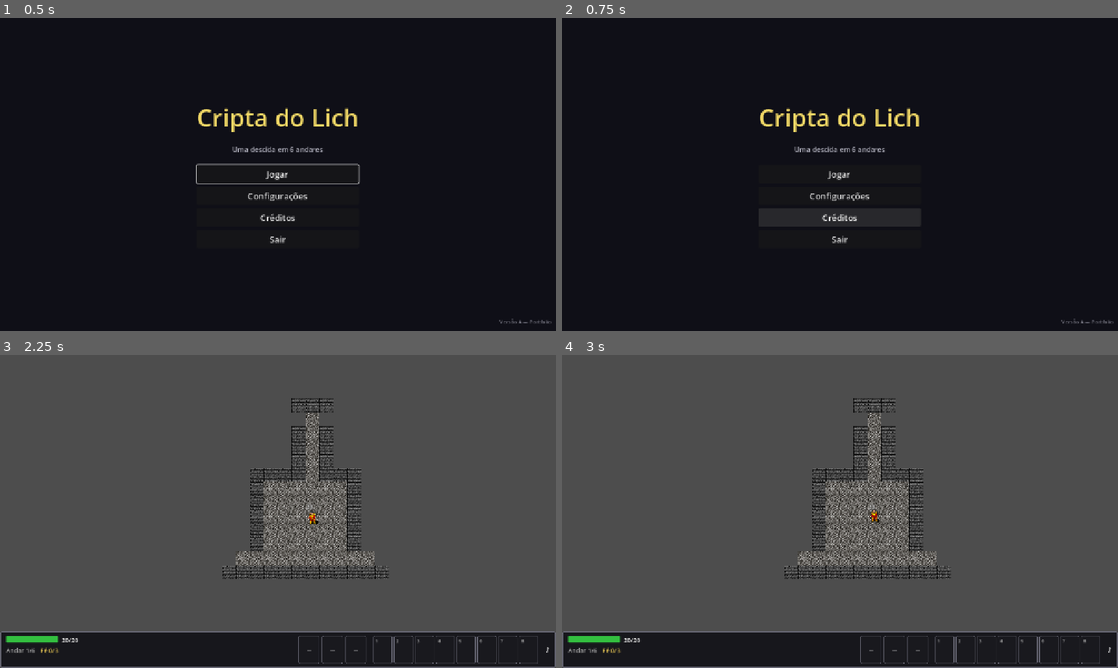
Above: before the commit, frames 1-4 (two rows, left to right).
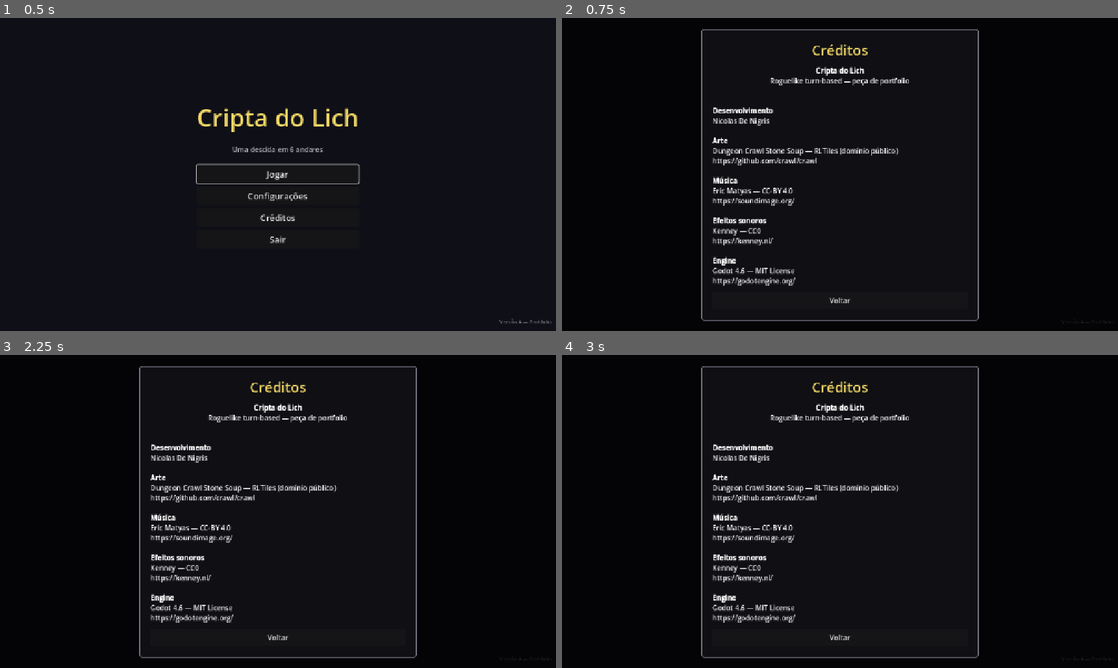
Above: after the commit, the same moments.

Repository: NicolasDeNigris91/Public_Roguelike
Game: Godot game, scene res://scenes/main_menu.tscn
The game is run twice, just before and just after one commit, with the same random seed, the same clock (stepped at 60 frames per second) and the same inputs.
Inputs (mouse positions are in pixels of both pictures, inside the frame that each line leads up to):
- Up to frame 1 (0.5 s): no input
- Up to frame 2 (0.75 s): click "Créditos" at 0.5 s
- Up to frame 3 (2.25 s): click (278, 636) at 1.25 s, where only the run after the commit has a clickable "Voltar"; click "Jogar" at 2 s
- Up to frame 4 (3 s): click (840, 511) at 2.75 s, where only the run after the commit has a clickable "Jogar"

Frame 1 is identical in both runs. In frame 2, 6.3% of the frame differs, in the area x 25-100%, y 3-98%; in frame 3, 88%; in frame 4, 88%, in the area x 0-100%, y 0-100%.
Error after the commit: Invalid access to property or key 'pressed' on a base object of type 'null instance'. (res://scripts/credits_screen.gd:11)

Commit message:
feat: credits screen with attributions
RichTextLabel with BBCode listing Nicolas (dev), DCSS/RLTiles (art,
public domain), Eric Matyas (music, CC-BY 4.0), Kenney (SFX, CC0),
and Godot 4.6 (MIT). Satisfies the CC-BY attribution obligation for
the Matyas music tracks shipped in Sprint 8a.

Main menu Credits button opens the overlay; Esc or Back dismisses
via the shared 'closed' signal pattern.

Diff:
--- /dev/null
+++ b/scenes/credits_screen.tscn
@@ -0,0 +1,97 @@
+[gd_scene load_steps=3 format=3]
+
+[ext_resource type="Script" path="res://scripts/credits_screen.gd" id="1_cs"]
+
+[sub_resource type="StyleBoxFlat" id="StyleBoxFlat_cs"]
+bg_color = Color(0.06, 0.06, 0.08, 0.98)
+border_width_left = 2
+border_width_top = 2
+border_width_right = 2
+border_width_bottom = 2
+border_color = Color(0.45, 0.45, 0.5, 1)
+corner_radius_top_left = 6
+corner_radius_top_right = 6
+corner_radius_bottom_right = 6
+corner_radius_bottom_left = 6
+
+[node name="CreditsScreen" type="Control"]
+layout_mode = 3
+anchors_preset = 15
+anchor_right = 1.0
+anchor_bottom = 1.0
+mouse_filter = 0
+script = ExtResource("1_cs")
+
+[node name="Dim" type="ColorRect" parent="."]
+layout_mode = 1
+anchors_preset = 15
+anchor_right = 1.0
+anchor_bottom = 1.0
+color = Color(0, 0, 0, 0.75)
+
+[node name="Panel" type="PanelContainer" parent="."]
+layout_mode = 1
+anchors_preset = 8
+anchor_left = 0.5
+anchor_top = 0.5
+anchor_right = 0.5
+anchor_bottom = 0.5
+offset_left = -320.0
+offset_top = -260.0
+offset_right = 320.0
+offset_bottom = 260.0
+grow_horizontal = 2
+grow_vertical = 2
+theme_override_styles/panel = SubResource("StyleBoxFlat_cs")
+
+[node name="Margin" type="MarginContainer" parent="Panel"]
+layout_mode = 2
+theme_override_constants/margin_left = 24
+theme_override_constants/margin_top = 24
+theme_override_constants/margin_right = 24
+theme_override_constants/margin_bottom = 24
+
+[node name="VBox" type="VBoxContainer" parent="Panel/Margin"]
+layout_mode = 2
+theme_override_constants/separation = 14
+
+[node name="Title" type="Label" parent="Panel/Margin/VBox"]
+layout_mode = 2
+theme_override_colors/font_color = Color(0.95, 0.85, 0.4, 1)
+theme_override_font_sizes/font_size = 32
+text = "Créditos"
+horizontal_alignment = 1
+
+[node name="Content" type="RichTextLabel" parent="Panel/Margin/VBox"]
+layout_mode = 2
+size_flags_vertical = 3
+bbcode_enabled = true
+fit_content = true
+text = "[center][b]Cripta do Lich[/b]
+Roguelike turn-based — peça de portfolio
+[/center]
+
+[b]Desenvolvimento[/b]
+Nicolas De Nigris
+
+[b]Arte[/b]
+Dungeon Crawl Stone Soup — RLTiles (domínio público)
+https://github.com/crawl/crawl
+
+[b]Música[/b]
+Eric Matyas — CC-BY 4.0
+https://soundimage.org/
+
+[b]Efeitos sonoros[/b]
+Kenney — CC0
+https://kenney.nl/
+
+[b]Engine[/b]
+Godot 4.6 — MIT License
+https://godotengine.org/"
+
+[node name="BackButton" type="Button" parent="Panel/Margin/VBox"]
+custom_minimum_size = Vector2(0, 40)
+layout_mode = 2
+theme_override_font_sizes/font_size = 16
+text = "Voltar"
--- a/scenes/main_menu.tscn
+++ b/scenes/main_menu.tscn
@@ -1,7 +1,8 @@
-[gd_scene load_steps=3 format=3]
+[gd_scene load_steps=4 format=3]
 
 [ext_resource type="Script" path="res://scripts/main_menu.gd" id="1_menu"]
 [ext_resource type="PackedScene" path="res://scenes/settings_menu.tscn" id="2_sm"]
+[ext_resource type="PackedScene" path="res://scenes/credits_screen.tscn" id="3_cs"]
 
 [node name="MainMenu" type="Control"]
 layout_mode = 3
@@ -98,3 +99,5 @@
 [node name="CreditsOverlay" type="CanvasLayer" parent="."]
 visible = false
 layer = 10
+
+[node name="CreditsScreen" parent="CreditsOverlay" instance=ExtResource("3_cs")]
--- /dev/null
+++ b/scripts/credits_screen.gd
@@ -0,0 +1,22 @@
+extends Control
+# Credits screen — attribution panel for CC-BY music and all other assets.
+# Emits `closed` when dismissed.
+
+signal closed
+
+@onready var _back_button: Button = $Panel/VBox/BackButton
+
+func _ready() -> void:
+	process_mode = Node.PROCESS_MODE_ALWAYS
+	_back_button.pressed.connect(_on_back)
+
+func _unhandled_input(event: InputEvent) -> void:
+	if not visible:
+		return
+	if event is InputEventKey and event.pressed and not event.echo and event.keycode == KEY_ESCAPE:
+		get_viewport().set_input_as_handled()
+		_on_back()
+
+func _on_back() -> void:
+	visible = false
+	closed.emit()
--- a/scripts/main_menu.gd
+++ b/scripts/main_menu.gd
@@ -9,6 +9,7 @@
 @onready var _settings_overlay: CanvasLayer = $SettingsOverlay
 @onready var _credits_overlay: CanvasLayer = $CreditsOverlay
 @onready var _settings_menu: Control = $SettingsOverlay/SettingsMenu
+@onready var _credits_screen: Control = $CreditsOverlay/CreditsScreen
 
 func _ready() -> void:
 	_play_button.pressed.connect(_on_play)
@@ -16,6 +17,7 @@
 	_credits_button.pressed.connect(_on_credits)
 	_quit_button.pressed.connect(_on_quit)
 	_settings_menu.closed.connect(_on_settings_closed)
+	_credits_screen.closed.connect(_on_credits_closed)
 	_play_button.grab_focus()
 
 func _on_play() -> void:
@@ -30,6 +32,10 @@
 
 func _on_credits() -> void:
 	_credits_overlay.visible = true
+	_credits_screen.visible = true
+
+func _on_credits_closed() -> void:
+	_credits_overlay.visible = false
 
 func _on_quit() -> void:
 	get_tree().quit()
